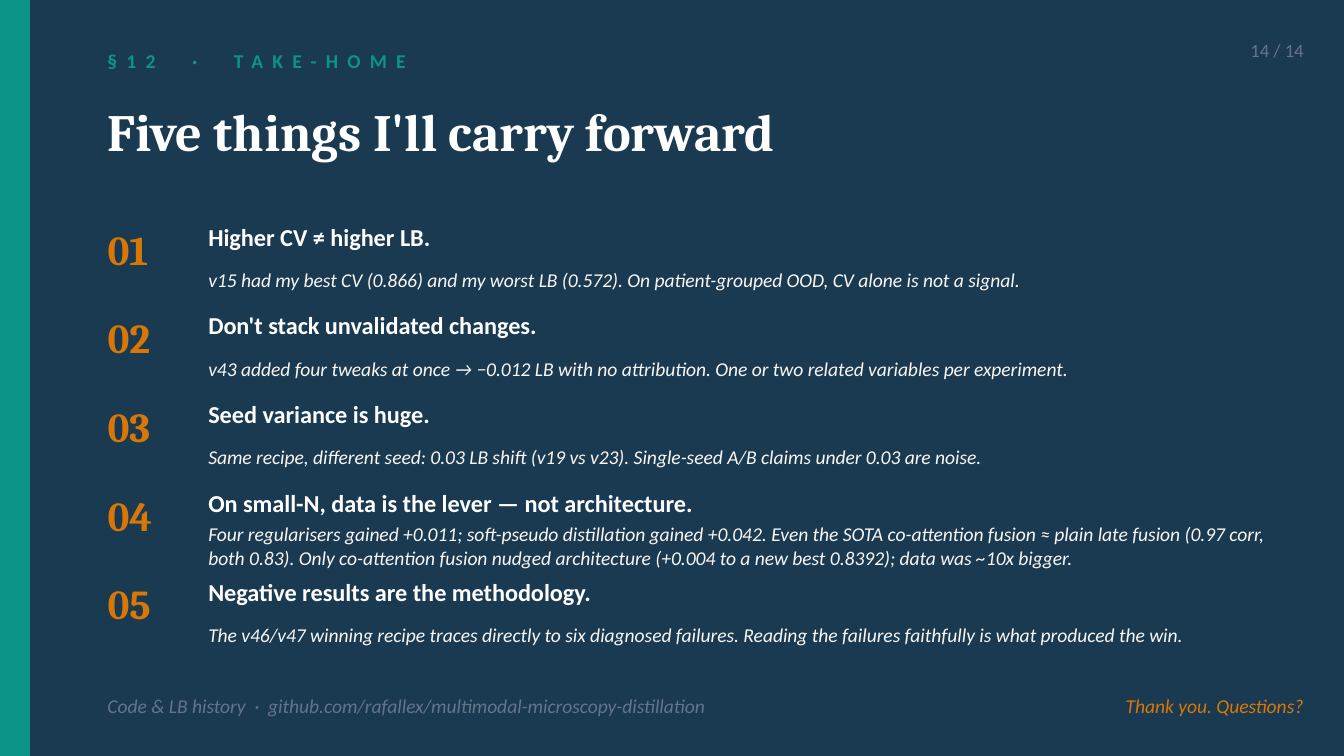
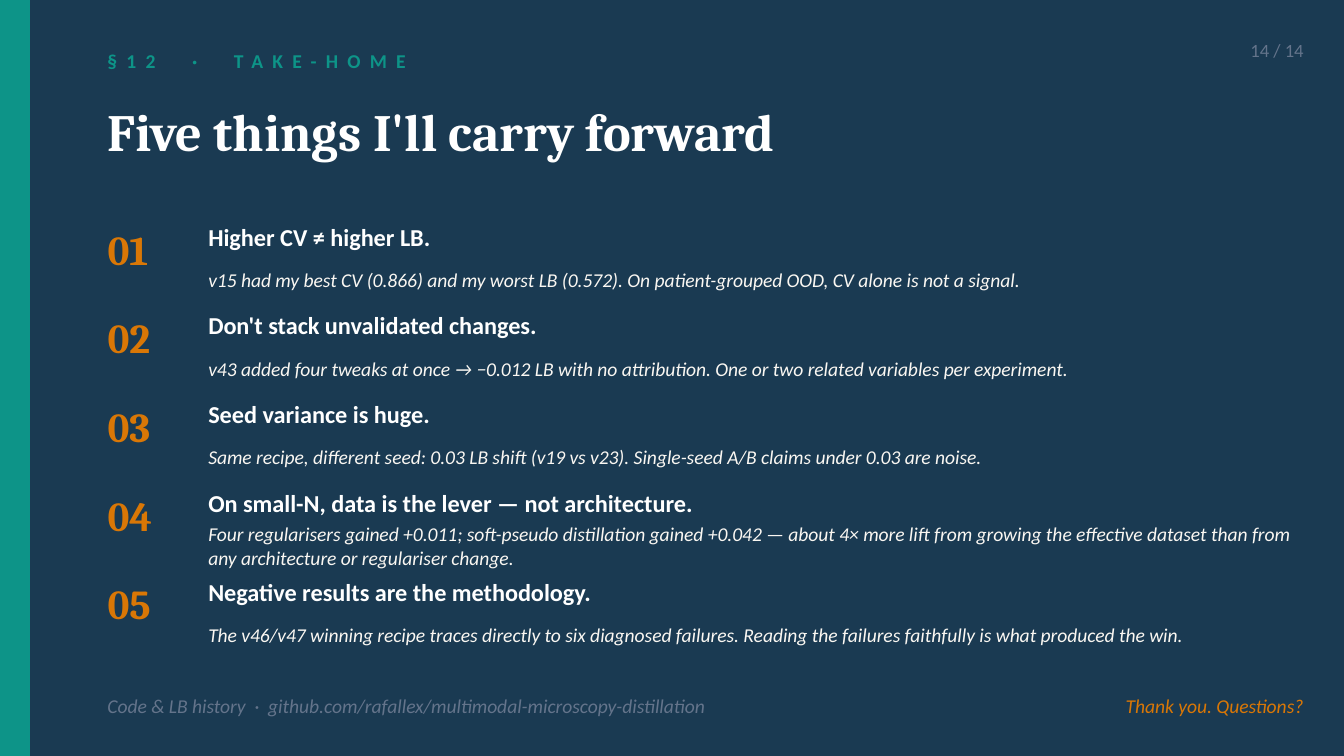
Before and after one commit to rafallex/multimodal-microscopy-distillation, a slide deck: slide 14 of presentation/A3_cancer_challenge.pptx. Drawn at 1344x756 pixels with LibreOffice and Linux fonts; fonts in the diff are those of the drawing. Boxes give left, top, right and bottom in pixels: in the first picture for what was removed or moved away, otherwise in the second. Text is boxed around its words. In the diff, an @@ line names an element or a change of style, - is before the commit and + after.

```diff
--- a/presentation/A3_cancer_challenge.pptx
+++ b/presentation/A3_cancer_challenge.pptx
@@ text at <box>208,527,1290,569</box>: text changed @@
-Four regularisers gained +0.011; soft-pseudo distillation gained +0.042. Even the SOTA co-attention fusion ≈ plain late fusion (0.97 corr, both 0.83). Only co-attention fusion nudged architecture (+0.004 to a new best 0.8392); data was ~10x bigger.
+Four regularisers gained +0.011; soft-pseudo distillation gained +0.042 — about 4× more lift from growing the effective dataset than from any architecture or regulariser change.
```
Also in this commit, not shown: 5 other slides changed, 1 slide added, 1 slide removed, 5 other files.
